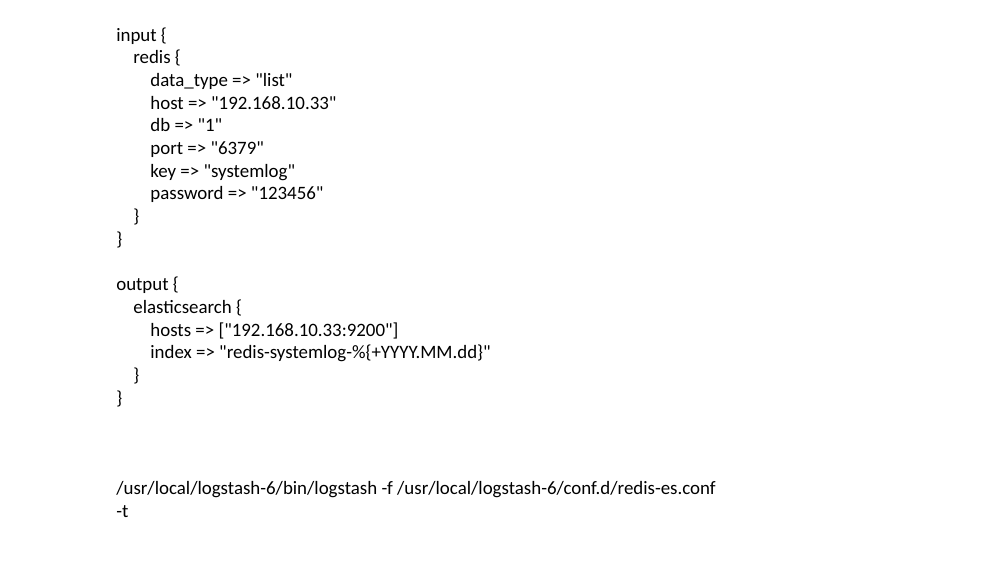
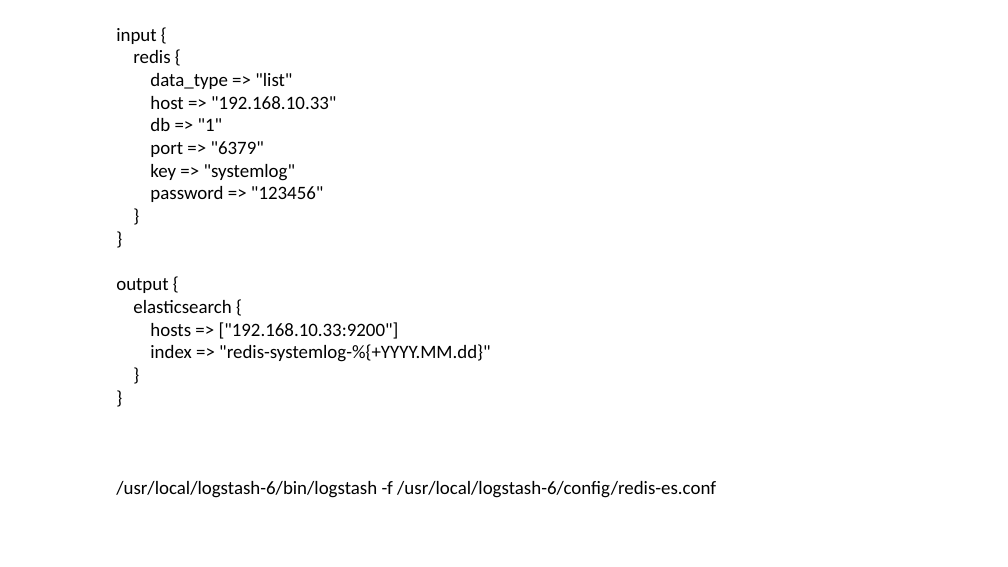
Before and after one commit to lmhfq/reflection-test, a slide deck: slide 7 of elk.pptx. Drawn at 1008x567 pixels with LibreOffice and Linux fonts; fonts in the diff are those of the drawing. Boxes give left, top, right and bottom in pixels: in the first picture for what was removed or moved away, otherwise in the second. Text is boxed around its words. In the diff, an @@ line names an element or a change of style, - is before the commit and + after.

```diff
--- a/elk.pptx
+++ b/elk.pptx
@@ text at (116, 481, 716, 498): text changed @@
-/usr/local/logstash-6/bin/logstash -f /usr/local/logstash-6/conf.d/redis-es.conf -t
+/usr/local/logstash-6/bin/logstash -f /usr/local/logstash-6/config/redis-es.conf
```
Also in this commit, not shown: 1 other slide changed, 1 slide added, 1 slide removed, 17 other files.
